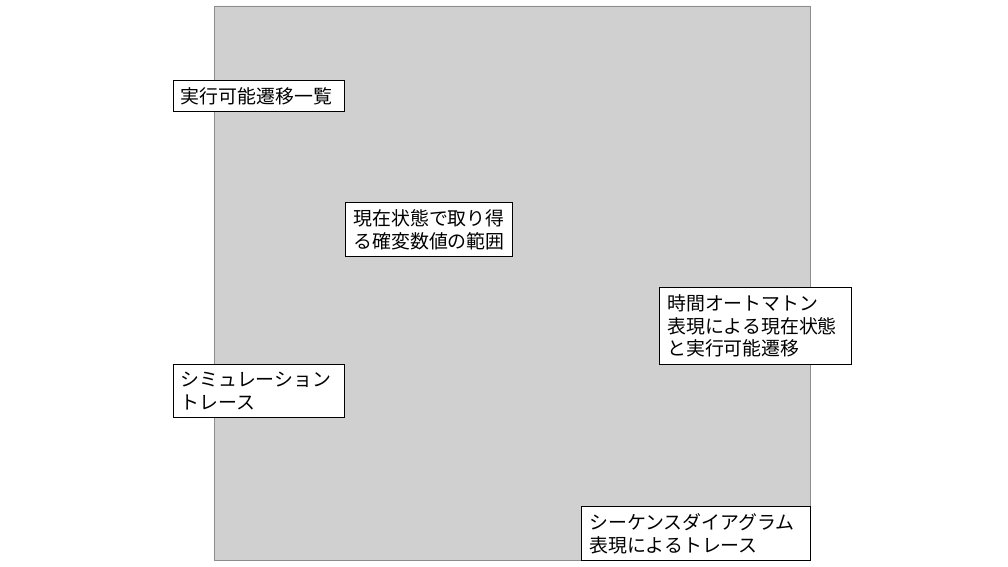
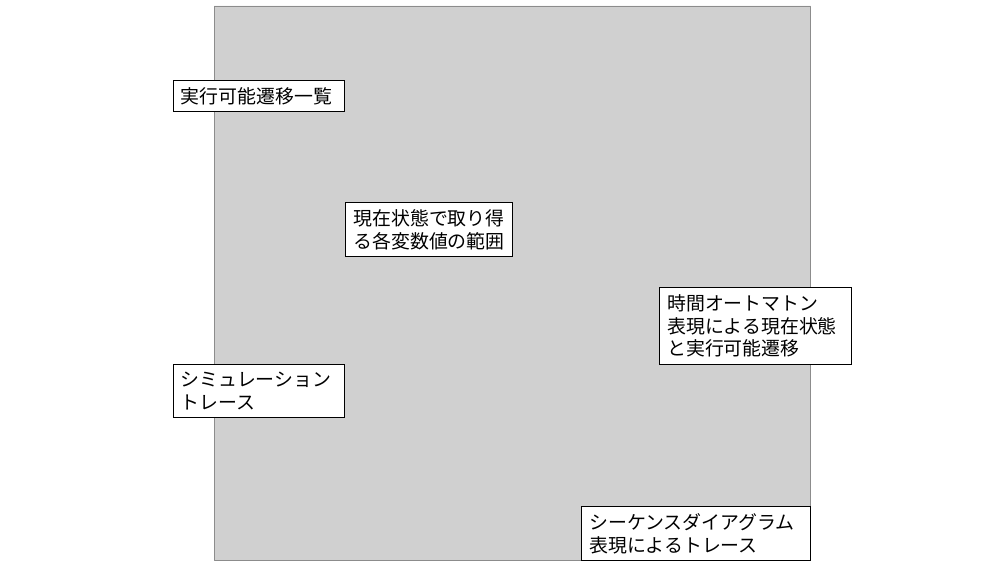
Before and after one commit to Sahara62/graduateResearch, a slide deck: slide 1 of シミュレーション機能表示.pptx. Drawn at 1008x567 pixels with LibreOffice and Linux fonts; fonts in the diff are those of the drawing; grey boxes stand for pictures. Boxes give left, top, right and bottom in pixels: in the first picture for what was removed or moved away, otherwise in the second. Text is boxed around its words. In the diff, an @@ line names an element or a change of style, - is before the commit and + after.

```diff
--- a/シミュレーション機能表示.pptx
+++ b/シミュレーション機能表示.pptx
@@ text in rectangle at <box>353,209,504,250</box>: text changed @@
-現在状態で取り得る確変数値の範囲
+現在状態で取り得る各変数値の範囲
```
Also in this commit, not shown: 13 other files.
